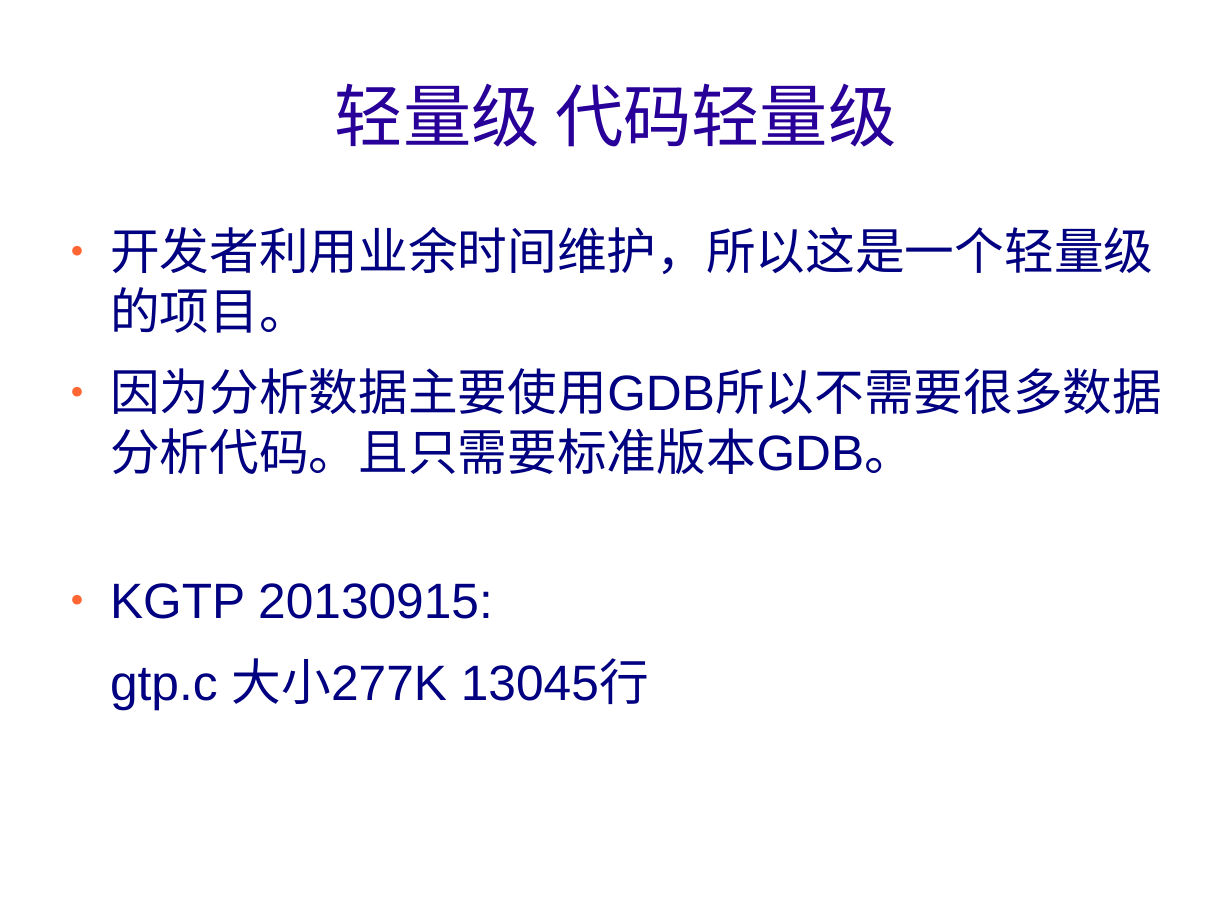
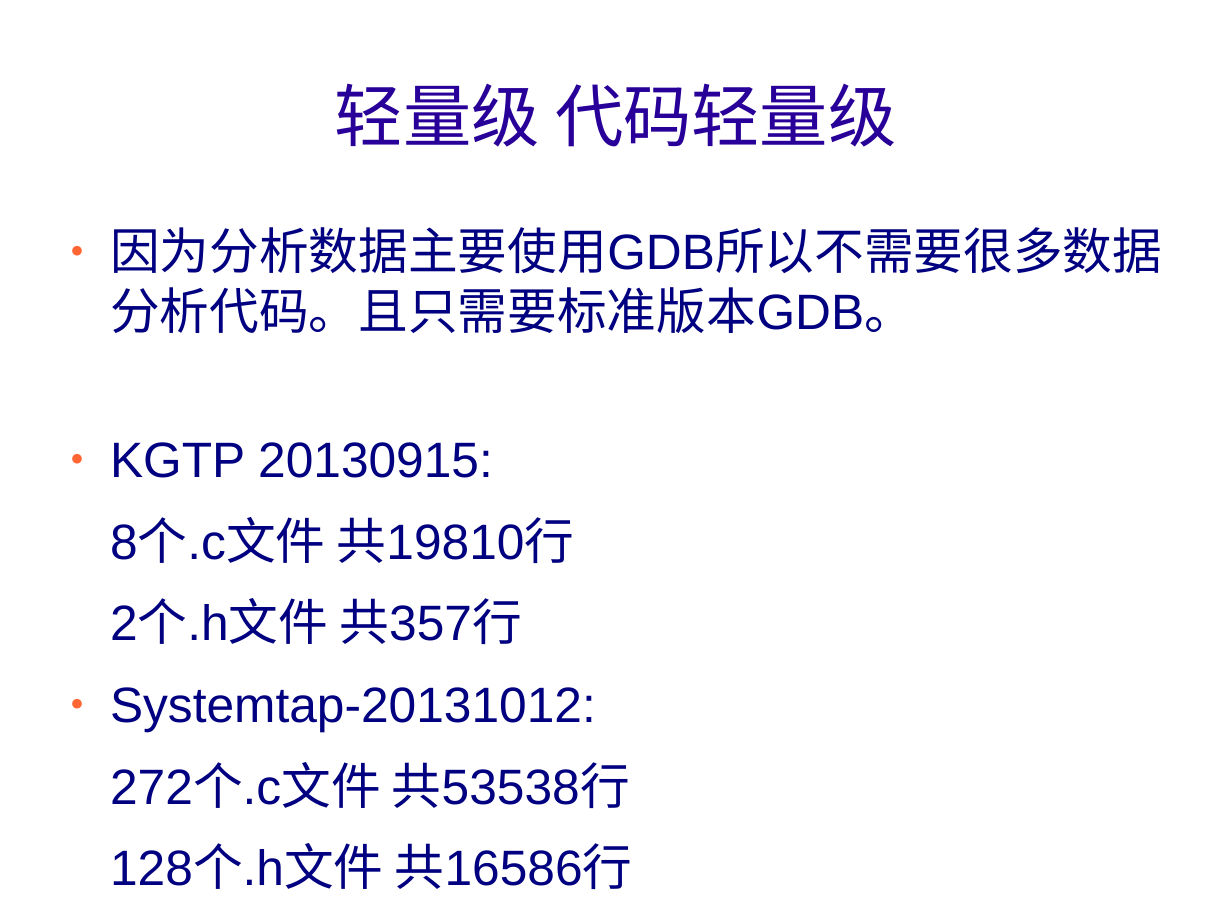
Before and after one commit to teawater/kgtp-misc, a slide deck: slide 3 of show/introduce/kgtpcn.odp. Drawn at 1232x924 pixels with LibreOffice and Linux fonts; fonts in the diff are those of the drawing; background and template pictures are left out. Boxes give left, top, right and bottom in pixels: in the first picture for what was removed or moved away, otherwise in the second. Text is boxed around its words. In the diff, an @@ line names an element or a change of style, - is before the commit and + after.

```diff
--- a/show/introduce/kgtpcn.odp
+++ b/show/introduce/kgtpcn.odp
@@ text at box(110, 227, 1153, 333): paragraph removed @@
-● 开发者利用业余时间维护，所以这是一个轻量级的项目。
@@ text at box(110, 517, 633, 889): text changed @@
-gtp.c 大小277K 13045行
+8个.c文件 共19810行
+2个.h文件 共357行
+● Systemtap-20131012:
+272个.c文件 共53538行
+128个.h文件 共16586行
```
Also in this commit, not shown: 9 other slides changed, 1 slide added.
